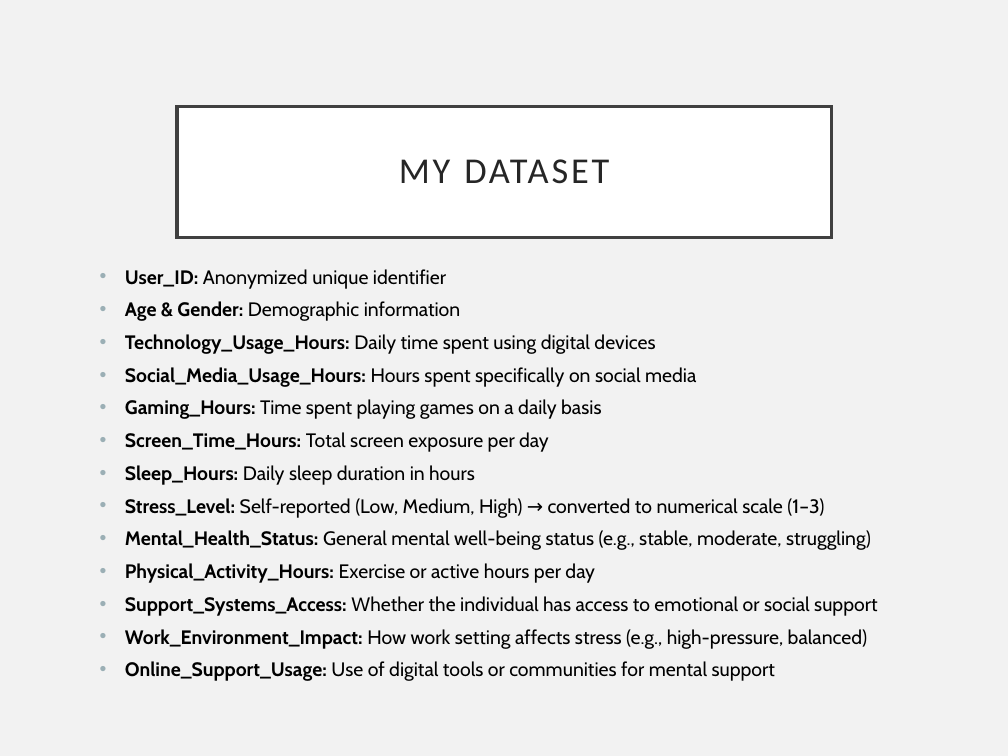
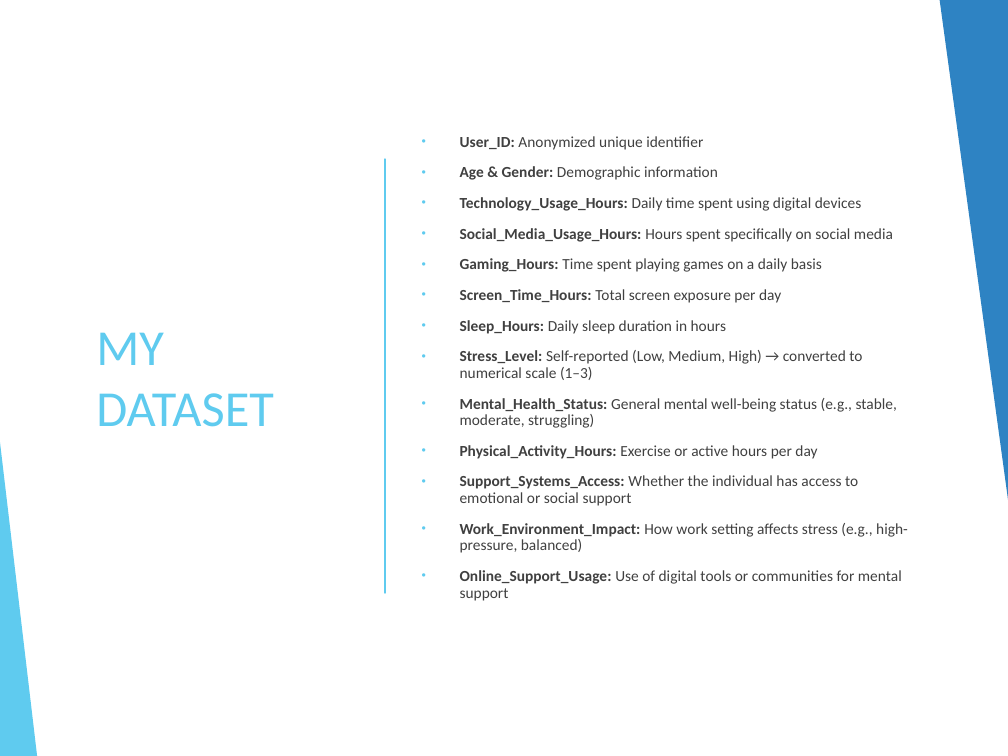
Before and after one commit to nisaakan/DSA210-Project, a slide deck: slide 2 of Nisa KAN Tech_Usage_Visual_Analysis_Presentation.pptx. Drawn at 1008x756 pixels with LibreOffice and Linux fonts; fonts in the diff are those of the drawing. Boxes give left, top, right and bottom in pixels: in the first picture for what was removed or moved away, otherwise in the second. Text is boxed around its words. In the diff, an @@ line names an element or a change of style, - is before the commit and + after.

```diff
--- a/Nisa KAN Tech_Usage_Visual_Analysis_Presentation.pptx
+++ b/Nisa KAN Tech_Usage_Visual_Analysis_Presentation.pptx
@@ background #F2F2F2 to #FFFFFF @@
@@ rectangle added at (0, 0, 1008, 756), fill #FFFFFF @@
@@ triangle added at (939, 0, 1008, 509), fill #2E83C3 @@
@@ title "MY DATASET": place and size @@
-title "MY DATASET" at (177, 106, 832, 237)
+title "MY DATASET" at (96, 332, 274, 427)
@@ title "MY DATASET" at (96, 332, 274, 427): size 26 to 36 pt, text colour #262626 to #5FCBEF, letter spacing 2 to 0 pt; alignment centre to left; line spacing 0.9 to 1; fill #FFFFFF to none; outline #404040 2.5 pt to none @@
@@ text "User_ID: Anonymized unique identifier": place and size @@
-text "User_ID: Anonymized unique identifier" at (125, 269, 877, 681)
+text "User_ID: Anonymized unique identifier" at (460, 136, 908, 601)
@@ text "User_ID: Anonymized unique identifier" at (460, 136, 908, 601): size 13.9 to 11 pt, font Cabin to Calibri, text colour #000000 to #404040; indent changed; line spacing 0.8 to 0.9; bullet colour #9BAFB5 to #5FCBEF; vertical alignment top to middle @@
@@ line added from (385, 159) to (385, 593), #5FCBEF 1 pt @@
@@ triangle added at (0, 443, 37, 756), fill #5FCBEF @@
@@ group added at (0, 0, 1008, 756): 8 freeform shapes, 2 lines @@
```
Also in this commit, not shown: 9 other slides changed, 3 slides added.
